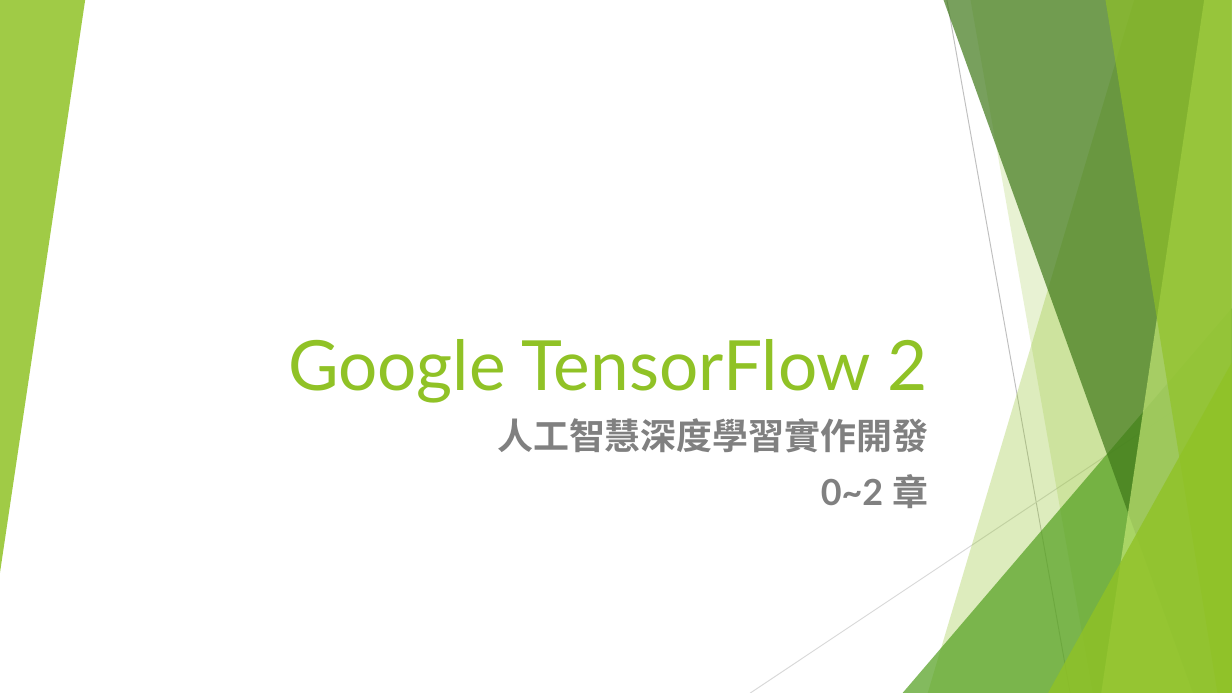
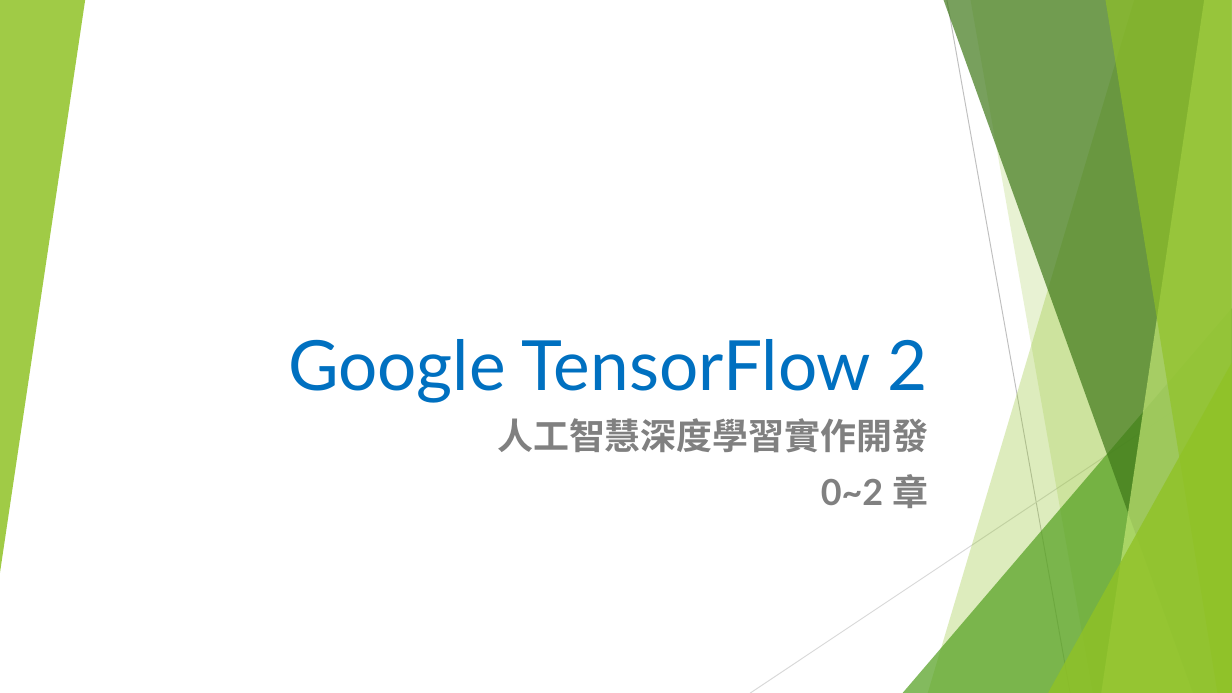
Before and after one commit to Scott-S-Lin/NTUT_PhD, a slide deck: slide 1 of Google TensorFlow 2.pptx. Drawn at 1232x693 pixels with LibreOffice and Linux fonts; fonts in the diff are those of the drawing. Boxes give left, top, right and bottom in pixels: in the first picture for what was removed or moved away, otherwise in the second. Text is boxed around its words. In the diff, an @@ line names an element or a change of style, - is before the commit and + after.

```diff
--- a/Google TensorFlow 2.pptx
+++ b/Google TensorFlow 2.pptx
@@ title "Google TensorFlow 2" at (288,339,928,403): text colour #90C226 to #0070C0 @@
```
Also in this commit, not shown: 3 other slides changed, 1 slide added.
